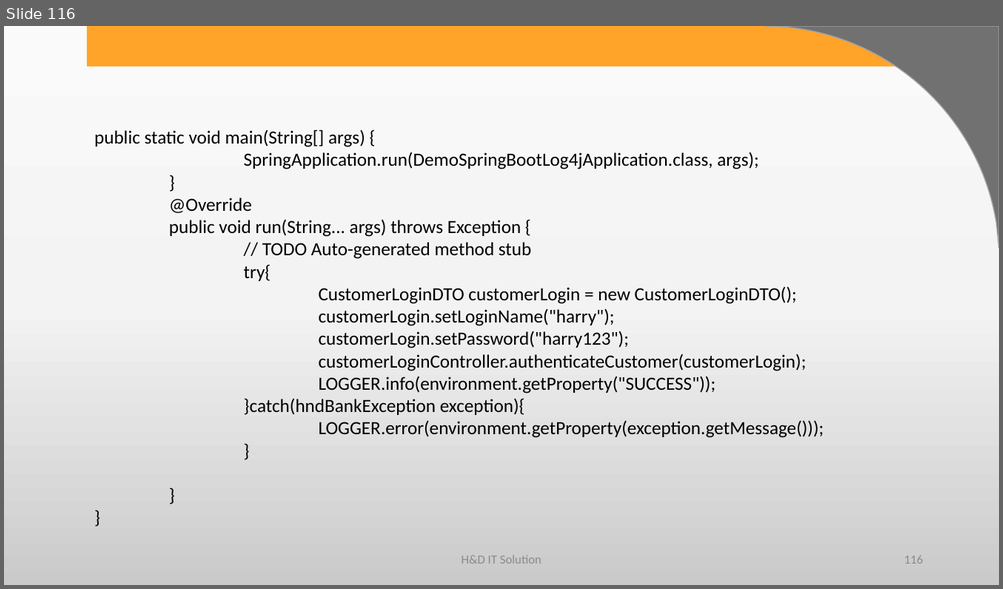
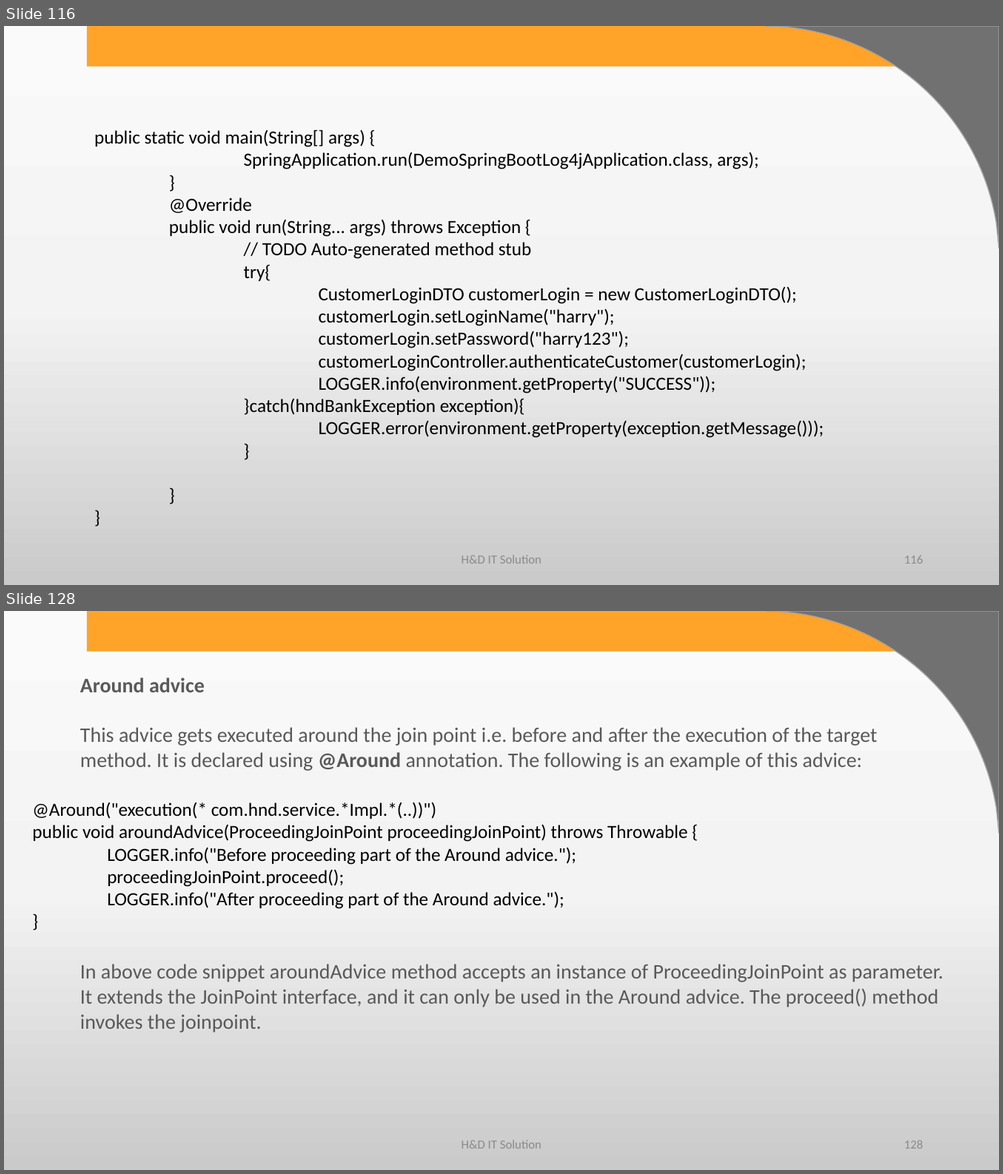
Before and after one commit to harshadasawant/spring_boot1, a slide deck: infinite/src/main/ppt/spring with service layer.pptx. Shown one above the other, each under a label of ours: slide 116 before the commit, slides 116 and 128 after it; the slides between them are not shown. The pictures are 1003x589 and 1003x1174 pixels, drawn with LibreOffice and Linux fonts; fonts in the diff are those of the drawing; background and template pictures are left out. Boxes give left, top, right and bottom in pixels: in the first picture for what was removed or moved away, otherwise in the second. Text is boxed around its words. In the diff, an @@ line names an element or a change of style, - is before the commit and + after.

```diff
--- a/infinite/src/main/ppt/spring with service layer.pptx
+++ b/infinite/src/main/ppt/spring with service layer.pptx
@@ slide 128 added at (4,611,999,1170), background gradient #FBFBFB to #F4F4F4 to #CBCBCB; not listed: 2 template elements that a slide beside it also shows @@
@@ text added at (80,678,876,771), 20 pt, text #595959 @@
+Around advice
+This advice gets executed around the join point i.e. before and after the execution of the target method. It is declared using @Around annotation. The following is an example of this advice:
@@ text added at (32,802,687,909), 18 pt, text #000000 @@
+@Around("execution(* com.hnd.service.*Impl.*(..))")
+public void aroundAdvice(ProceedingJoinPoint proceedingJoinPoint) throws Throwable {
+LOGGER.info("Before proceeding part of the Around advice.");
+proceedingJoinPoint.proceed();
+LOGGER.info("After proceeding part of the Around advice.");
+}
@@ text added at (80,964,943,1033), 20 pt, text #595959 @@
+In above code snippet aroundAdvice method accepts an instance of ProceedingJoinPoint as parameter. It extends the JoinPoint interface, and it can only be used in the Around advice. The proceed() method invokes the joinpoint.
@@ text added at (461,1141,541,1149), 12 pt, text #8C8C8C @@
+H&D IT Solution
@@ page number added at (904,1141,922,1149), 12 pt, text #8C8C8C @@
+128
```
Also in this commit, not shown: 17 other slides added, 5 other files.
